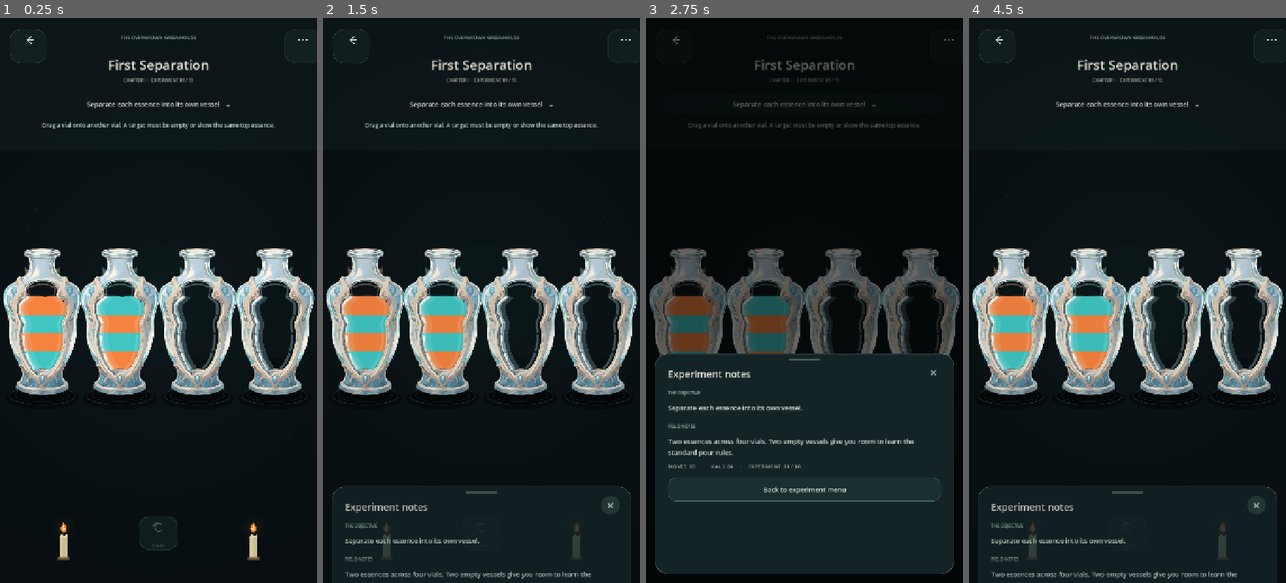
Above: before the commit, frames 1-4 (left to right).
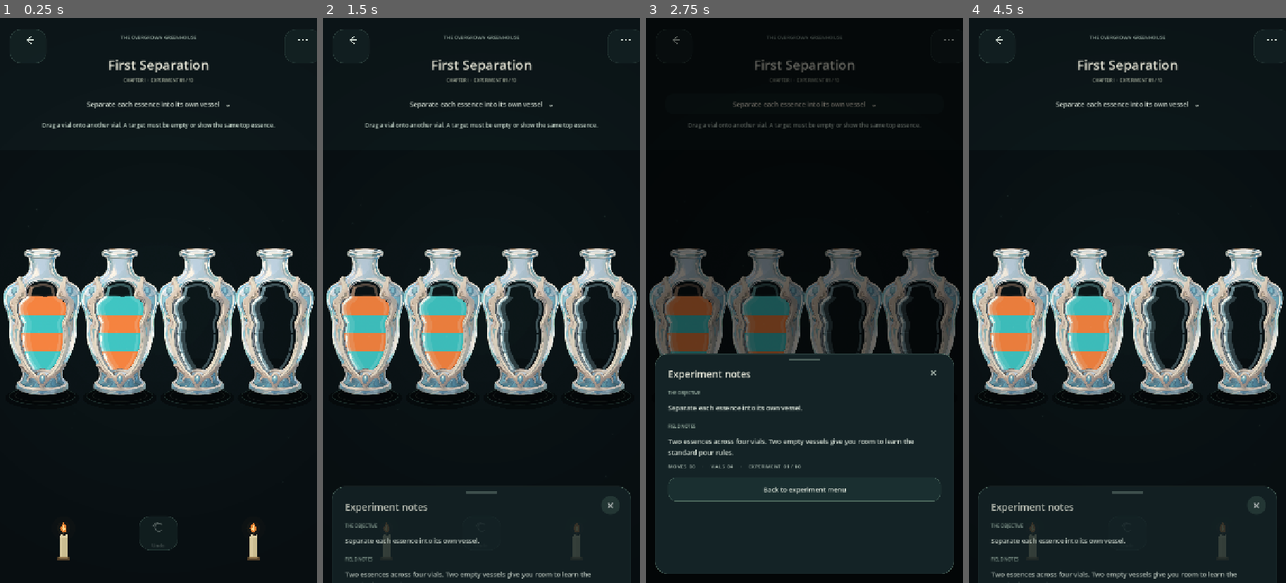
Above: after the commit, the same moments.

Repository: Kryodo/spell-sort-game
Game: Godot game, scene res://scenes/dark_sorting_slots_prototype.tscn
Two runs of this game, one before a commit and one after it. Both use one fixed random seed, a clock stepped at 60 frames per second and the inputs below. This scene is started directly instead of the project's main scene.
Inputs:
- Up to frame 1 (0.25 s): no input
- Up to frame 2 (1.5 s): click "Separate each essence into it…" at 0.5 s; click "×" at 1.25 s
- Up to frame 3 (2.75 s): click "Separate each essence into it…" at 2 s
- Up to frame 4 (4.5 s): click "×" at 2.75 s; click "Separate each essence into it…" at 3.5 s; click "×" at 4.25 s

The runs differ from the first frame. In frame 1, 0.4% of the frame differs, in the area x 7-93%, y 44-50%; in frame 2, 0.4%; in frame 3, 0.2%; in frame 4, 0.4%.

Commit message:
Extend existing vial side reflections along inner arch

Diff:
--- a/scripts/asset_fantasy_alchemy_bottle.gd
+++ b/scripts/asset_fantasy_alchemy_bottle.gd
@@ -33,7 +33,6 @@
 var _mouth_width_ratio: float = 0.15
 # Static chamber highlight paths are built once per vial instance, not every draw.
 var _glass_layer_reflections: Array[Dictionary] = []
-var _glass_top_cap := PackedVector2Array()
 var _window_top_contour := PackedVector2Array()
 
 
@@ -660,7 +659,6 @@
 
 func _build_static_reflection_geometry() -> void:
 	_glass_layer_reflections.clear()
-	_glass_top_cap.clear()
 	if _window_profile.size() < 8 or vial_art == null:
 		return
 
@@ -701,37 +699,96 @@
 			"glint": glint
 		})
 
-	# Trace the chamber's actual upper alpha boundary, just as the side
-	# reflections trace the left/right wall profile. This keeps the highlight
-	# on the generated arch instead of approximating it with a Bezier connector.
+	# Extend the existing side reflections up the actual inner arch. Keep the
+	# two strokes separate: no line is drawn across or over the top of the vial.
 	if _window_top_contour.size() >= 8 and not _glass_layer_reflections.is_empty():
 		var top_geometry: Dictionary = _glass_layer_reflections[CAPACITY - 1]
-		var left_anchor: PackedVector2Array = top_geometry["main"]
-		var right_anchor: PackedVector2Array = top_geometry["bounce"]
-		for index in range(_window_top_contour.size()):
-			var normalized_point: Vector2 = _window_top_contour[index]
-			var point := Vector2(
-				rect.position.x + rect.size.x * normalized_point.x,
-				rect.position.y + rect.size.y * normalized_point.y
-			)
-			var previous_point: Vector2 = _window_top_contour[maxi(0, index - 1)]
-			var next_point: Vector2 = _window_top_contour[mini(_window_top_contour.size() - 1, index + 1)]
-			var tangent := Vector2(
-				(next_point.x - previous_point.x) * rect.size.x,
-				(next_point.y - previous_point.y) * rect.size.y
-			)
-			# The inward normal points down into the transparent chamber on both
-			# sides of the arch, matching the side-stroke inset.
-			var inward_normal := Vector2(-tangent.y, tangent.x).normalized()
-			point += inward_normal * rect.size.x * 0.016
-			_glass_top_cap.append(point)
-
-		# Pin both ends to the existing side strokes so the highlight reads as
-		# one continuous path around the chamber's inner edge.
-		if not _glass_top_cap.is_empty() and not left_anchor.is_empty() and not right_anchor.is_empty():
-			_glass_top_cap[0] = left_anchor[0]
-			_glass_top_cap[_glass_top_cap.size() - 1] = right_anchor[0]
-
+		top_geometry["main"] = _extend_side_reflection_to_arch(
+			top_geometry["main"],
+			rect,
+			true,
+			rect.size.x * 0.016
+		)
+		top_geometry["bounce"] = _extend_side_reflection_to_arch(
+			top_geometry["bounce"],
+			rect,
+			false,
+			rect.size.x * 0.020
+		)
+		_glass_layer_reflections[CAPACITY - 1] = top_geometry
+
+
+func _extend_side_reflection_to_arch(
+	side_path: PackedVector2Array,
+	rect: Rect2,
+	left_side: bool,
+	inset: float
+) -> PackedVector2Array:
+	if side_path.size() < 2 or _window_top_contour.size() < 8:
+		return side_path
+
+	# Locate the existing stroke endpoint on the measured arch contour.
+	var anchor: Vector2 = side_path[0]
+	var anchor_index: int = 0
+	var nearest_distance: float = 1.0e20
+	var apex_index: int = 0
+	var highest_y: float = 1.0
+	for index in range(_window_top_contour.size()):
+		var contour_point: Vector2 = _window_top_contour[index]
+		var screen_point := Vector2(
+			rect.position.x + rect.size.x * contour_point.x,
+			rect.position.y + rect.size.y * contour_point.y
+		)
+		var distance: float = screen_point.distance_squared_to(anchor)
+		if distance < nearest_distance:
+			nearest_distance = distance
+			anchor_index = index
+		if contour_point.y < highest_y:
+			highest_y = contour_point.y
+			apex_index = index
+
+	# Leave a small gap at the crown so the left and right reflections never
+	# become a new top-cap line.
+	var crown_gap: int = maxi(2, roundi(float(_window_top_contour.size()) * 0.08))
+	var stop_index: int = (
+		maxi(anchor_index + 1, apex_index - crown_gap)
+		if left_side
+		else mini(anchor_index - 1, apex_index + crown_gap)
+	)
+	if left_side and stop_index <= anchor_index:
+		return side_path
+	if not left_side and stop_index >= anchor_index:
+		return side_path
+
+	var extended := PackedVector2Array()
+	var contour_step: int = -1 if left_side else 1
+	var contour_index: int = stop_index
+	while (contour_index >= anchor_index if left_side else contour_index <= anchor_index):
+		var current_point: Vector2 = _window_top_contour[contour_index]
+		var previous_point: Vector2 = _window_top_contour[maxi(0, contour_index - 1)]
+		var next_point: Vector2 = _window_top_contour[mini(
+			_window_top_contour.size() - 1,
+			contour_index + 1
+		)]
+		var tangent := Vector2(
+			(next_point.x - previous_point.x) * rect.size.x,
+			(next_point.y - previous_point.y) * rect.size.y
+		)
+		# The inward normal points down into the chamber on both sides.
+		var inward_normal := Vector2(-tangent.y, tangent.x).normalized()
+		var point := Vector2(
+			rect.position.x + rect.size.x * current_point.x,
+			rect.position.y + rect.size.y * current_point.y
+		)
+		extended.append(point + inward_normal * inset)
+		contour_index += contour_step
+
+	if extended.size() < 2:
+		return side_path
+	extended[extended.size() - 1] = anchor
+	for index in range(1, side_path.size()):
+		extended.append(side_path[index])
+	return extended
 
 
 func _draw_chamber_reflections(rect: Rect2) -> void:
@@ -757,14 +814,6 @@
 		draw_polyline(geometry["core"], Color(0.94, 0.98, 0.97, 0.78), maxf(1.0, rect.size.x * 0.010), true)
 		draw_polyline(geometry["bounce"], right_color, maxf(1.4, rect.size.x * 0.014), true)
 		draw_polyline(geometry["glint"], Color(0.98, 1.0, 0.96, 0.92), maxf(1.0, rect.size.x * 0.012), true)
-
-	# A fine curved cap joins the fixed side reflections at the chamber top,
-	# including on completely empty vessels.
-	var top_reflection_color := Color(0.66, 0.82, 0.86, 1.0)
-	if _liquid_level > 0.001 and not _visual_contents.is_empty():
-		top_reflection_color = _glass_reflection_color(_get_top_liquid_color())
-	var cap_color := Color(top_reflection_color.r, top_reflection_color.g, top_reflection_color.b, 0.34)
-	draw_polyline(_glass_top_cap, cap_color, maxf(1.0, rect.size.x * 0.010), true)
 
 	# Only the meniscus follows the fill level; the glass strokes above never move.
 	_draw_liquid_surface_reflection(rect)
